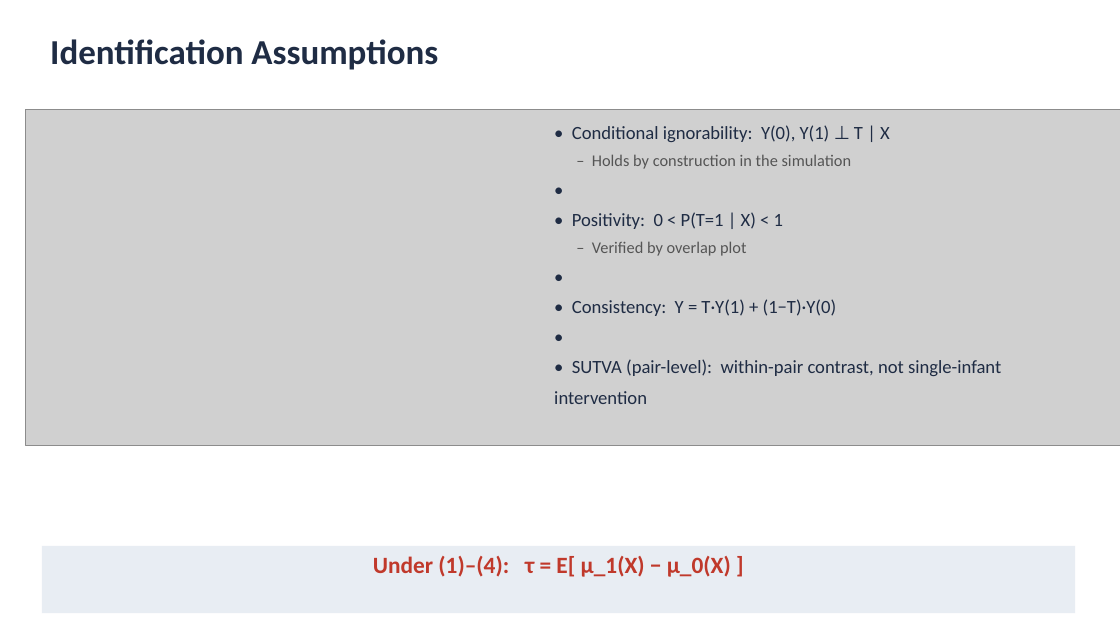
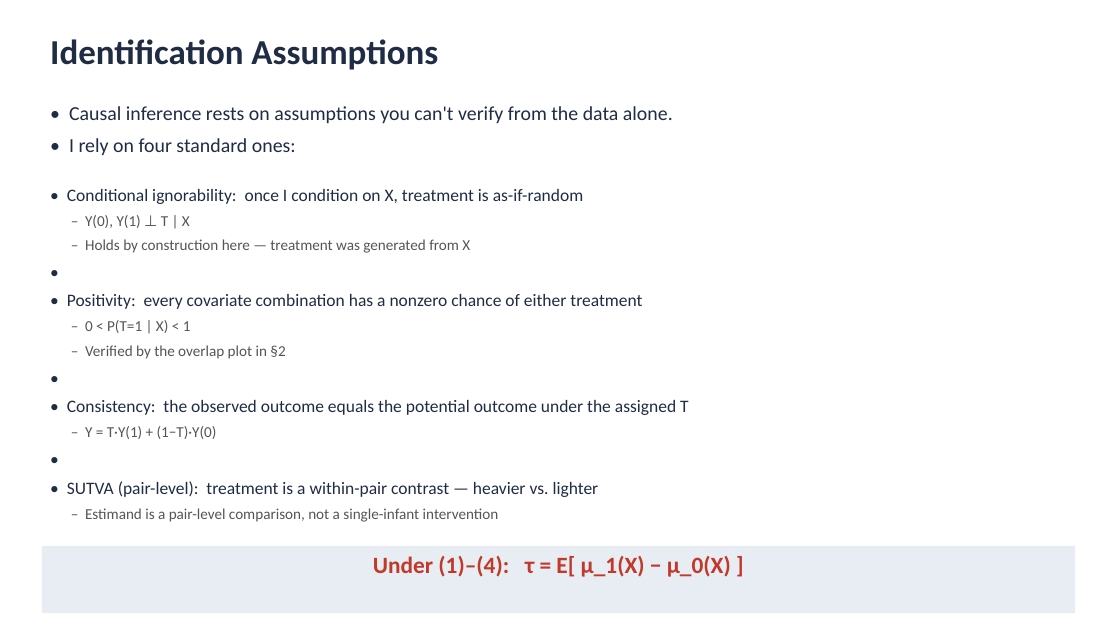
Before and after one commit to yamashann/twins-cate-project, a slide deck: slide 6 of presentation/Twins CATE Presentation.pptx. Drawn at 1120x630 pixels with LibreOffice and Linux fonts; fonts in the diff are those of the drawing; grey boxes stand for pictures. Boxes give left, top, right and bottom in pixels: in the first picture for what was removed or moved away, otherwise in the second. Text is boxed around its words. In the diff, an @@ line names an element or a change of style, - is before the commit and + after.

```diff
--- a/presentation/Twins CATE Presentation.pptx
+++ b/presentation/Twins CATE Presentation.pptx
@@ picture removed at (25, 109, 1120, 445) @@
@@ text added at (69, 106, 673, 156), 17 pt, text #1F2C44 @@
+• Causal inference rests on assumptions you can't verify from the data alone.
+• I rely on four standard ones:
@@ text "• Conditional ignorability: once I ...": place and size @@
-text "• Conditional ignorability: once I ..." at (554, 125, 1001, 404)
+text "• Conditional ignorability: once I ..." at (67, 189, 689, 522)
@@ text "• Conditional ignorability: once I ..." at (67, 189, 689, 522): size 16 to 15 pt in "•", "•", "•" @@
@@ text at (67, 189, 583, 253): text changed; size 16 to 15 pt @@
-• Conditional ignorability: Y(0), Y(1) ⊥ T | X
-– Holds by construction in the simulation
+• Conditional ignorability: once I condition on X, treatment is as-if-random
+– Y(0), Y(1) ⊥ T | X
+– Holds by construction here — treatment was generated from X
@@ text at (67, 294, 642, 359): text changed; size 16 to 15 pt @@
-• Positivity: 0 < P(T=1 | X) < 1
-– Verified by overlap plot
+• Positivity: every covariate combination has a nonzero chance of either treatment
+– 0 < P(T=1 | X) < 1
+– Verified by the overlap plot in §2
@@ text at (67, 400, 689, 439): text changed; size 16 to 15 pt @@
-• Consistency: Y = T·Y(1) + (1−T)·Y(0)
+• Consistency: the observed outcome equals the potential outcome under the assigned T
+– Y = T·Y(1) + (1−T)·Y(0)
@@ text at (67, 481, 599, 522): text changed; size 16 to 15 pt @@
-• SUTVA (pair-level): within-pair contrast, not single-infant intervention
+• SUTVA (pair-level): treatment is a within-pair contrast — heavier vs. lighter
+– Estimand is a pair-level comparison, not a single-infant intervention
```
Also in this commit, not shown: 1 other slide changed, 1 slide added, 3 other files.
